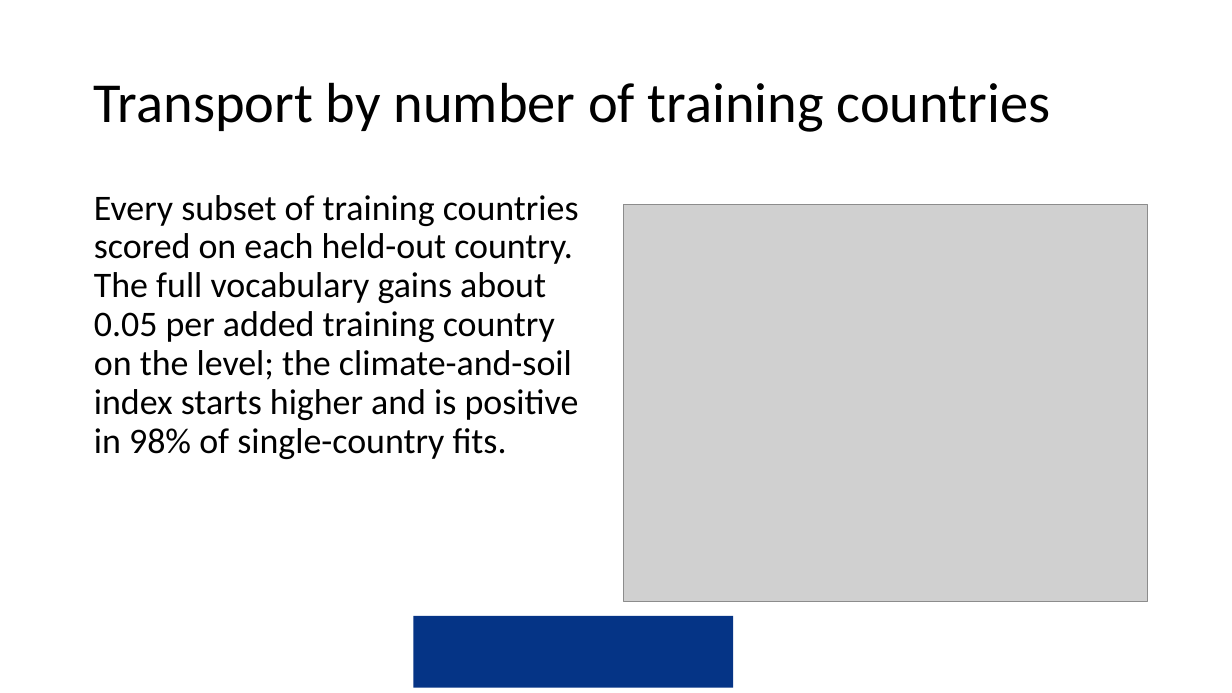
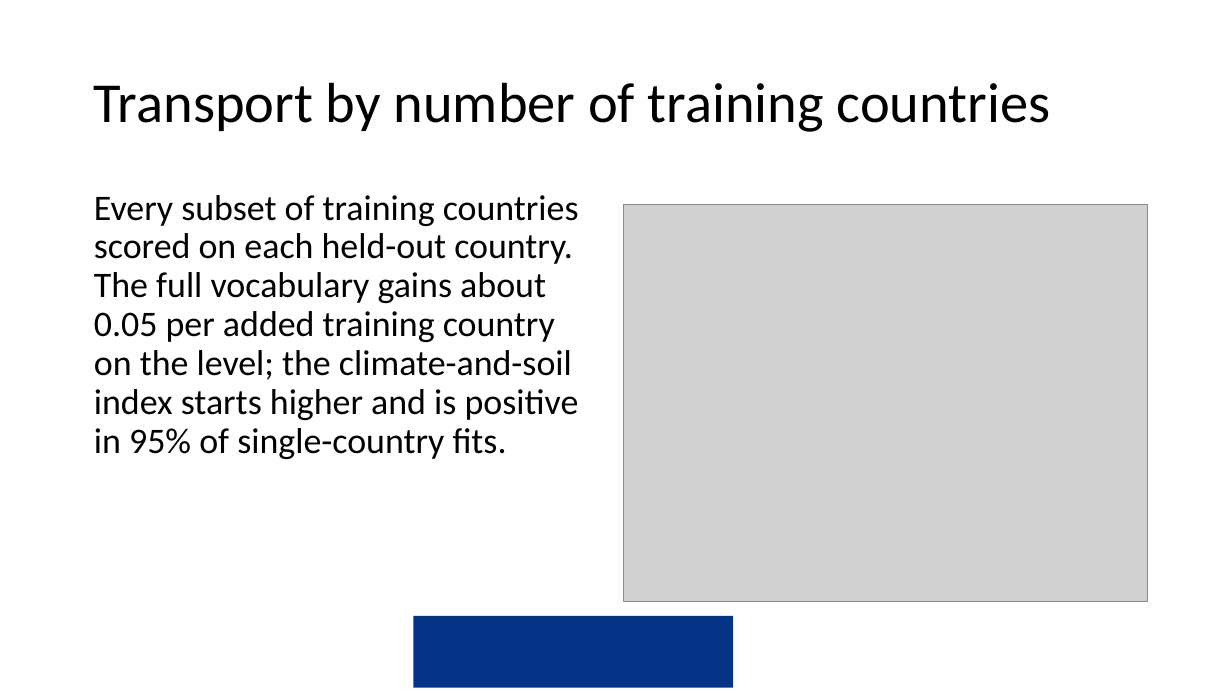
Before and after one commit to amertens/mn-prediction, a slide deck: slide 29 of docs/slides/MN-proxy-Ghana-presentation-2026-09.pptx. Drawn at 1232x693 pixels with LibreOffice and Linux fonts; fonts in the diff are those of the drawing; grey boxes stand for pictures; background and template pictures are left out. Boxes give left, top, right and bottom in pixels: in the first picture for what was removed or moved away, otherwise in the second. Text is boxed around its words. In the diff, an @@ line names an element or a change of style, - is before the commit and + after.

```diff
--- a/docs/slides/MN-proxy-Ghana-presentation-2026-09.pptx
+++ b/docs/slides/MN-proxy-Ghana-presentation-2026-09.pptx
@@ text at (94,195,579,459): text changed @@
-Every subset of training countries scored on each held-out country. The full vocabulary gains about 0.05 per added training country on the level; the climate-and-soil index starts higher and is positive in 98% of single-country fits.
+Every subset of training countries scored on each held-out country. The full vocabulary gains about 0.05 per added training country on the level; the climate-and-soil index starts higher and is positive in 95% of single-country fits.
```
Also in this commit, not shown: 21 other slides changed, 19 other files.
